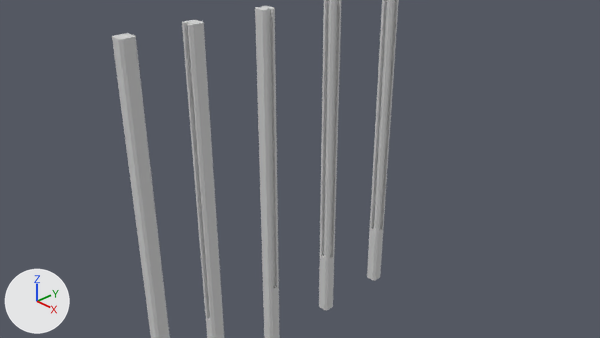
Before and after pictures for a commit that changed the Blender file SistemaPrefaHolcimStarter.blend.
Both versions are drawn from the file's camera 'Camera'. Lighting does not change. The marker at lower left points along +X, +Y and +Z.

Objects in the first picture: 'ColTipoA', 'ColTipoB', 'ColTipoC', 'ColTipoD', 'ColTipoE'.
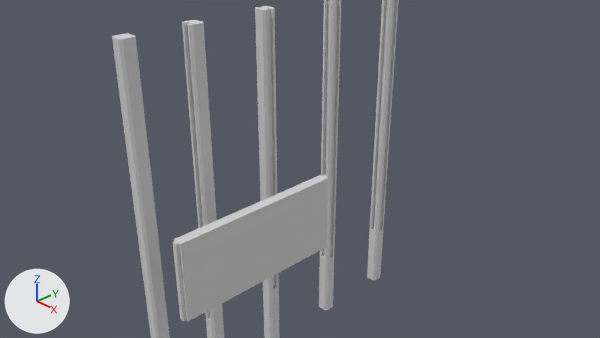
Where the change shows, as pixel boxes (x1, y1, x2, y2) in the pictures (600 x 338 px):
```json
{"object": "B1_Cube", "change": "added", "after": [173, 175, 328, 321]}
```

The change, as JSON lines over the scene's bpy script:
```json
{"op": "add", "block": "mat_material", "code": ["mat_material = diffuse_material('Material')", "mat_material.base_color = (0.64, 0.64, 0.64)  # light grey #d1d1d1"]}
{"op": "add", "block": "me_b1_cube", "code": ["me_b1_cube = bpy.data.meshes.new('B1_Cube')", "me_b1_cube.from_pydata(...)  # 32 vertices, 22 faces, 12 loose edges; spans x -0.08..0.08, y -0.64..0.64, z -1.42..1.42", "me_b1_cube.materials.append(mat_material)  # its picture is missing"]}
{"op": "add", "block": "ob_b1_cube", "code": ["ob_b1_cube = bpy.data.objects.new('B1_Cube', me_b1_cube)", "ob_b1_cube.location = (1.052, -1.299, 0.0)", "ob_b1_cube.rotation_euler = (1.571, 0.0, 0.0)  # degrees (90, 0, 0)"]}
```
